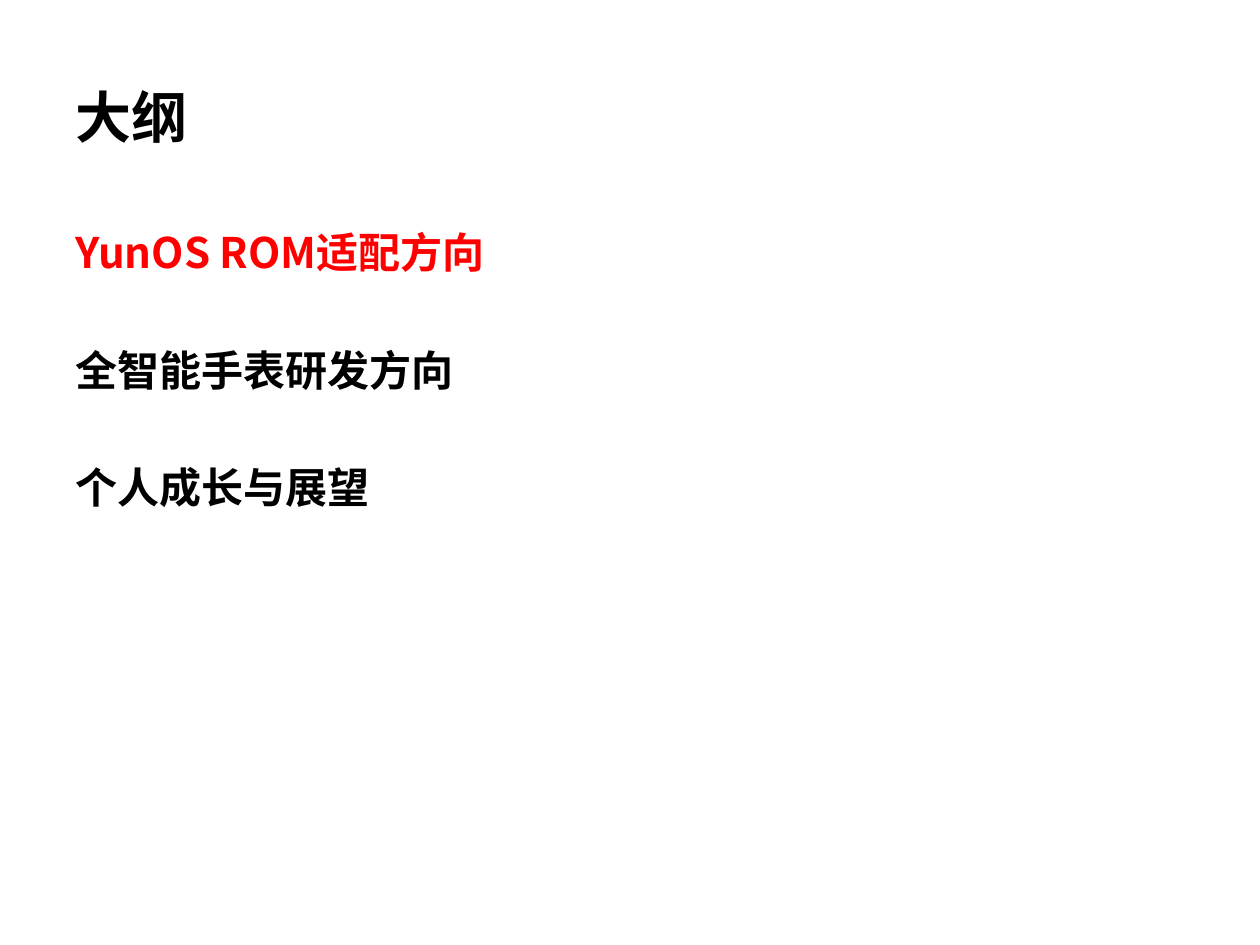
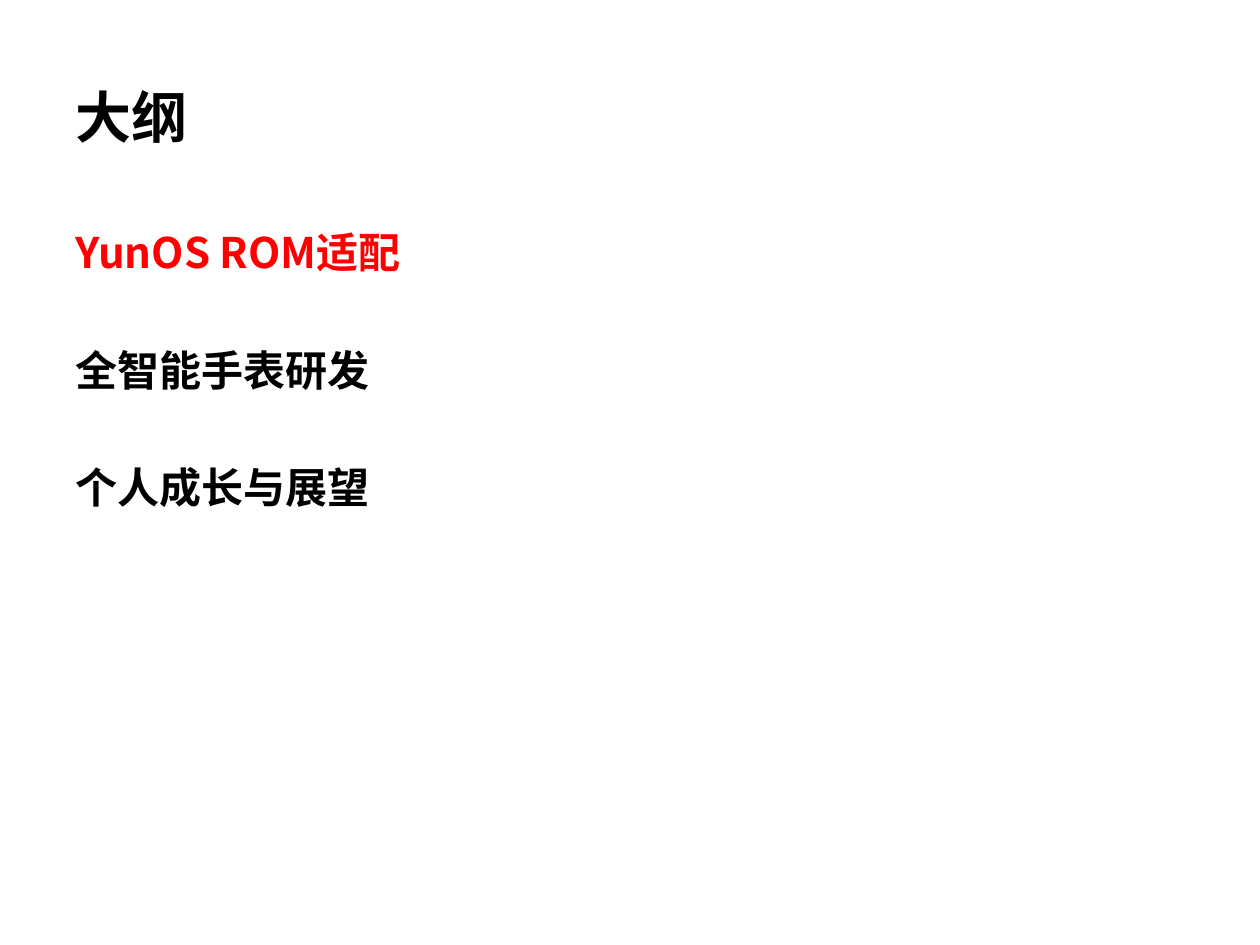
Before and after one commit to wangzhengyi/WangZhengyi, a slide deck: slide 3 of promote/2016-promote-p6.pptx. Drawn at 1260x945 pixels with LibreOffice and Linux fonts; fonts in the diff are those of the drawing. Boxes give left, top, right and bottom in pixels: in the first picture for what was removed or moved away, otherwise in the second. Text is boxed around its words. In the diff, an @@ line names an element or a change of style, - is before the commit and + after.

```diff
--- a/promote/2016-promote-p6.pptx
+++ b/promote/2016-promote-p6.pptx
@@ text at [76, 232, 401, 390]: text changed @@
-YunOS ROM适配方向
-全智能手表研发方向
+YunOS ROM适配
+全智能手表研发
```
Also in this commit, not shown: 10 other slides changed.
